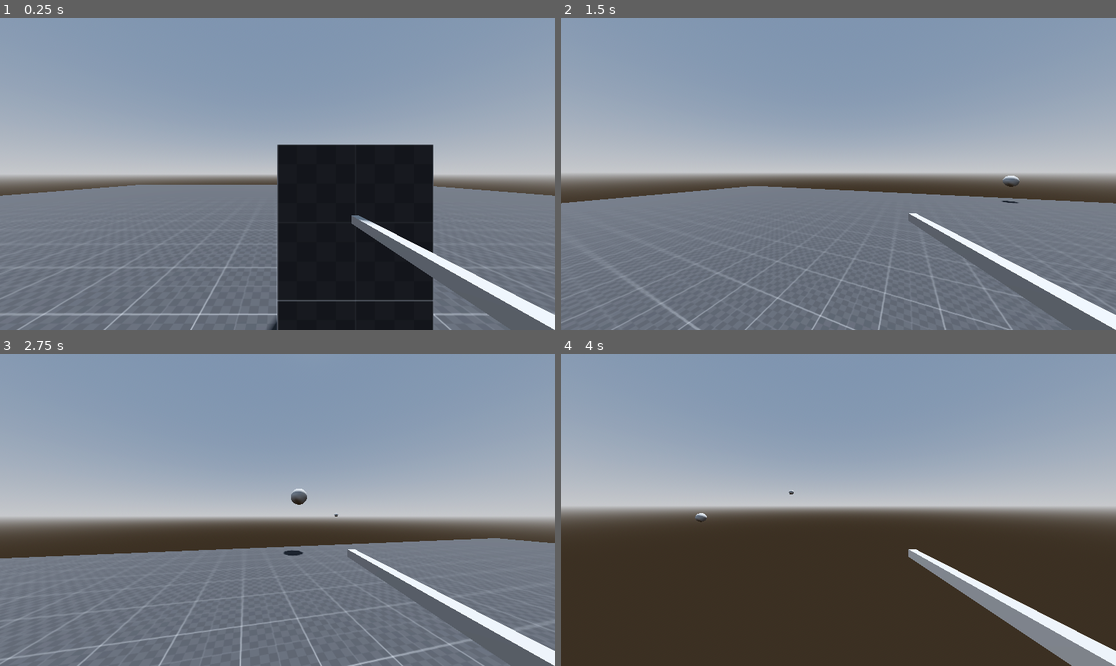
Above: before the commit, frames 1-4 (two rows, left to right).
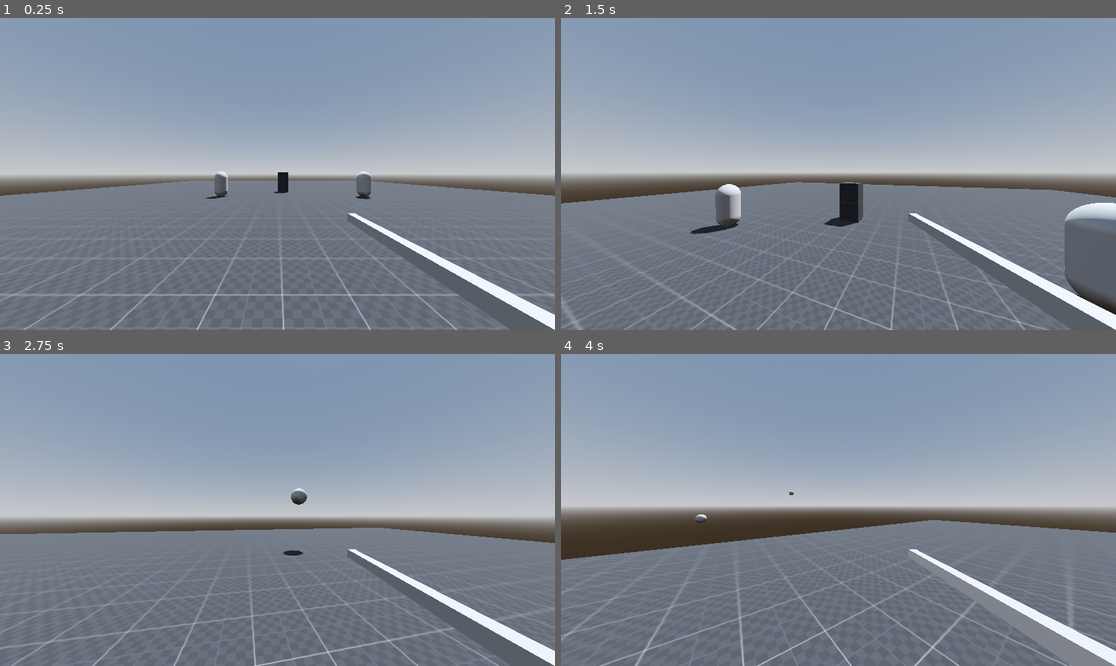
Above: after the commit, the same moments.

Repository: h-valot/Godot_BoomerShooter
Game: Godot game, scene res://Assets/Scenes/S_MovementTest.tscn
The game is run twice, just before and just after one commit, with the same random seed, the same clock (stepped at 60 frames per second) and the same inputs.
Inputs (mouse positions are in pixels of both pictures, inside the frame that each line leads up to):
- Up to frame 1 (0.25 s): no input
- Up to frame 2 (1.5 s): tap Enter at 0.5 s; move the mouse to (866, 174) at 0.52 s; hold W (Forward) from 0.53 s (still down); click (866, 174) at 0.6 s; tap Space (Jump) at 0.77, 1.07 s; tap Shift (Sprint) at 0.8, 1.35 s; move the mouse to (810, 174) at 1.27 s
- Up to frame 3 (2.75 s): keep holding W (Forward); tap Space (Jump) at 1.52, 1.55, 1.82, 2.1 s; move the mouse to (288, 503) at 2.02 s; click (288, 503) at 2.3 s
- Up to frame 4 (4 s): keep holding W (Forward); move the mouse to (832, 516) at 2.77 s; click (832, 516) at 2.85 s; tap Space (Jump) at 3.02, 3.32, 3.77, 3.8 s; tap Shift (Sprint) at 3.05, 3.6 s; move the mouse to (877, 513) at 3.52 s

The runs differ from the first frame. In frame 1, 18% of the frame differs, in the area x 0-100%, y 40-100%; in frame 2, 6.9%; in frame 3, 7.0%; in frame 4, 39%, in the area x 0-100%, y 43-100%.

Commit message:
Refactor entities prefabs

Diff:
--- a/Assets/Prefabs/PF_Opponent.tscn
+++ b/Assets/Prefabs/PF_Opponent.tscn
@@ -1,9 +1,8 @@
-[gd_scene load_steps=9 format=3 uid="uid://i6tjyky8orfu"]
+[gd_scene load_steps=8 format=3 uid="uid://i6tjyky8orfu"]
 
 [ext_resource type="PackedScene" uid="uid://nuh37785kb8n" path="res://Assets/Prefabs/Components/PF_Health.tscn" id="1_bdqby"]
 [ext_resource type="Resource" uid="uid://c40vi40gc5si2" path="res://Assets/Resources/Opponents/RE_BaseEnemy.tres" id="2_3yq35"]
 [ext_resource type="PackedScene" uid="uid://0cringntf7yj" path="res://Assets/Prefabs/Components/PF_HitBox.tscn" id="2_moaqw"]
-[ext_resource type="Script" path="res://Assets/Scripts/Opponents/GD_OpponentMotor.gd" id="2_obkvg"]
 [ext_resource type="Script" path="res://Assets/Scripts/Opponents/GD_Opponent.gd" id="2_oxxun"]
 
 [sub_resource type="CapsuleShape3D" id="CapsuleShape3D_i6e67"]
@@ -12,28 +11,24 @@
 
 [sub_resource type="CapsuleShape3D" id="CapsuleShape3D_iqglw"]
 
-[node name="PF_Opponent" type="Node3D" node_paths=PackedStringArray("health_component", "motor_component")]
+[node name="PF_Opponent" type="CharacterBody3D"]
 transform = Transform3D(1, 0, 0, 0, 1, 0, 0, 0, 1, 0, 1, 0)
 script = ExtResource("2_oxxun")
 opponent_config = ExtResource("2_3yq35")
-health_component = NodePath("PF_Health")
-motor_component = NodePath("Motor")
 
-[node name="Motor" type="CharacterBody3D" parent="."]
-script = ExtResource("2_obkvg")
+[node name="PF_HitBox" parent="." node_paths=PackedStringArray("health_component") instance=ExtResource("2_moaqw")]
+transform = Transform3D(1.1, 0, 0, 0, 1.1, 0, 0, 0, 1.1, 0, 0, 0)
+health_component = NodePath("../PF_Health")
 
-[node name="PF_HitBox" parent="Motor" node_paths=PackedStringArray("health_component") instance=ExtResource("2_moaqw")]
-transform = Transform3D(1.1, 0, 0, 0, 1.1, 0, 0, 0, 1.1, 0, 0, 0)
-health_component = NodePath("../../PF_Health")
-
-[node name="CollisionShape3D" type="CollisionShape3D" parent="Motor/PF_HitBox"]
+[node name="CollisionShape3D" type="CollisionShape3D" parent="PF_HitBox"]
 shape = SubResource("CapsuleShape3D_i6e67")
 
-[node name="MeshInstance3D" type="MeshInstance3D" parent="Motor"]
+[node name="MeshInstance3D" type="MeshInstance3D" parent="."]
 mesh = SubResource("CapsuleMesh_18p06")
-skeleton = NodePath("../..")
 
-[node name="CollisionShape3D" type="CollisionShape3D" parent="Motor"]
+[node name="CollisionShape3D" type="CollisionShape3D" parent="."]
 shape = SubResource("CapsuleShape3D_iqglw")
 
 [node name="PF_Health" parent="." instance=ExtResource("1_bdqby")]
+
+[node name="NavigationAgent3D" type="NavigationAgent3D" parent="."]
--- a/Assets/Prefabs/PF_Player.tscn
+++ b/Assets/Prefabs/PF_Player.tscn
@@ -1,56 +1,50 @@
-[gd_scene load_steps=11 format=3 uid="uid://bgpgbd57412ef"]
+[gd_scene load_steps=10 format=3 uid="uid://bgpgbd57412ef"]
 
-[ext_resource type="Script" path="res://Assets/Scripts/Player/GD_PlayerMotor.gd" id="1_otssp"]
 [ext_resource type="Script" path="res://Assets/Scripts/Player/GD_Player.gd" id="1_vwxq5"]
 [ext_resource type="Resource" uid="uid://pyndghcxqbg0" path="res://Assets/Resources/Player/RE_PlayerConfig.tres" id="2_6i1sl"]
 [ext_resource type="Resource" uid="uid://mh7u247v0q5j" path="res://Assets/Resources/Items/Weapons/RE_Rifle.tres" id="3_mf20g"]
 [ext_resource type="PackedScene" uid="uid://d23duj43qnji1" path="res://Assets/Prefabs/PF_Bullet.tscn" id="3_sdlfp"]
 [ext_resource type="PackedScene" uid="uid://nuh37785kb8n" path="res://Assets/Prefabs/Components/PF_Health.tscn" id="4_2am50"]
 [ext_resource type="PackedScene" uid="uid://0cringntf7yj" path="res://Assets/Prefabs/Components/PF_HitBox.tscn" id="5_gw5uf"]
-[ext_resource type="Script" path="res://Assets/Scripts/Player/GD_PlayerFire.gd" id="6_4cwoh"]
+[ext_resource type="Script" path="res://Assets/Scripts/Player/GD_Weapon.gd" id="7_ag12p"]
+
+[sub_resource type="CapsuleShape3D" id="CapsuleShape3D_kxpnw"]
 
 [sub_resource type="CapsuleShape3D" id="CapsuleShape3D_uafqk"]
 
-[sub_resource type="CapsuleShape3D" id="CapsuleShape3D_kxpnw"]
-
-[node name="PF_Player" type="Node3D" node_paths=PackedStringArray("player_motor", "player_fire")]
+[node name="PF_Player" type="CharacterBody3D"]
 script = ExtResource("1_vwxq5")
 player_config = ExtResource("2_6i1sl")
-player_motor = NodePath("Motor")
-player_fire = NodePath("Fire")
 bullet_prefab = ExtResource("3_sdlfp")
 weapon_config = ExtResource("3_mf20g")
 
-[node name="Motor" type="CharacterBody3D" parent="."]
+[node name="CharacterBodyCollision" type="CollisionShape3D" parent="."]
 transform = Transform3D(1, 0, 0, 0, 1, 0, 0, 0, 1, 0, 1, 0)
-script = ExtResource("1_otssp")
-
-[node name="PF_HitBox" parent="Motor" node_paths=PackedStringArray("health_component") instance=ExtResource("5_gw5uf")]
-transform = Transform3D(1.1, 0, 0, 0, 1.1, 0, 0, 0, 1.1, 0, 0, 0)
-health_component = NodePath("../../PF_Health")
-
-[node name="CollisionShape3D" type="CollisionShape3D" parent="Motor/PF_HitBox"]
-shape = SubResource("CapsuleShape3D_uafqk")
-
-[node name="CollisionShape3D" type="CollisionShape3D" parent="Motor"]
 shape = SubResource("CapsuleShape3D_kxpnw")
 
-[node name="Head" type="Node3D" parent="Motor"]
-transform = Transform3D(1, 0, 0, 0, 1, 0, 0, 0, 1, 0, 0.8, 0)
+[node name="Head" type="Node3D" parent="."]
+transform = Transform3D(1, 0, 0, 0, 1, 0, 0, 0, 1, 0, 1.8, 0)
 
-[node name="Camera3D" type="Camera3D" parent="Motor/Head"]
+[node name="Camera3D" type="Camera3D" parent="Head"]
 fov = 90.0
 
-[node name="CSGBox3D" type="CSGBox3D" parent="Motor/Head/Camera3D"]
+[node name="CSGBox3D" type="CSGBox3D" parent="Head/Camera3D"]
 transform = Transform3D(1, 0, 0, 0, 1.00001, 1.56462e-07, 0, -1.56462e-07, 1.00001, 0.5, -0.292099, -0.556911)
 size = Vector3(0.05, 0.05, 1)
 
-[node name="Muzzle" type="Node3D" parent="Motor/Head/Camera3D/CSGBox3D"]
-transform = Transform3D(1, 0, 0, 0, 0.99999, -1.56459e-07, 0, 1.56459e-07, 0.99999, 0, -0.00790095, -0.49863)
+[node name="Muzzle" type="Node3D" parent="Head/Camera3D/CSGBox3D"]
+transform = Transform3D(1, 0, 0, 0, 0.99999, -1.56459e-07, 0, 1.56459e-07, 0.99999, 0, 0, -0.5)
+
+[node name="PF_HitBox" parent="." node_paths=PackedStringArray("health_component") instance=ExtResource("5_gw5uf")]
+transform = Transform3D(1.1, 0, 0, 0, 1.1, 0, 0, 0, 1.1, 0, 1, 0)
+health_component = NodePath("../PF_Health")
+
+[node name="CollisionShape3D" type="CollisionShape3D" parent="PF_HitBox"]
+shape = SubResource("CapsuleShape3D_uafqk")
 
 [node name="PF_Health" parent="." instance=ExtResource("4_2am50")]
 
-[node name="Inventory" type="Node" parent="."]
+[node name="Inventory" type="Node3D" parent="."]
 
-[node name="Fire" type="Node" parent="."]
-script = ExtResource("6_4cwoh")
+[node name="Weapon" type="Node3D" parent="."]
+script = ExtResource("7_ag12p")
--- /dev/null
+++ b/Assets/Resources/NM_MovementTest.tres
@@ -0,0 +1,3 @@
+[gd_resource type="NavigationMesh" format=3 uid="uid://cfix7url5y7n2"]
+
+[resource]
--- a/Assets/Scenes/S_MovementTest.tscn
+++ b/Assets/Scenes/S_MovementTest.tscn
@@ -1,8 +1,9 @@
-[gd_scene load_steps=7 format=3 uid="uid://d0tg7jm3r2gnt"]
+[gd_scene load_steps=8 format=3 uid="uid://d0tg7jm3r2gnt"]
 
 [ext_resource type="PackedScene" uid="uid://bgpgbd57412ef" path="res://Assets/Prefabs/PF_Player.tscn" id="1_iemg8"]
 [ext_resource type="PackedScene" uid="uid://bpft763acmlc2" path="res://Assets/Prefabs/PF_Cube_1x1.tscn" id="2_lu8k6"]
 [ext_resource type="PackedScene" uid="uid://i6tjyky8orfu" path="res://Assets/Prefabs/PF_Opponent.tscn" id="2_upqix"]
+[ext_resource type="NavigationMesh" uid="uid://cfix7url5y7n2" path="res://Assets/Resources/NM_MovementTest.tres" id="4_qsb15"]
 
 [sub_resource type="ProceduralSkyMaterial" id="ProceduralSkyMaterial_u8ulj"]
 sky_horizon_color = Color(0.64625, 0.65575, 0.67075, 1)
@@ -19,32 +20,36 @@
 
 [node name="SMovementTest" type="Node3D"]
 
-[node name="LevelDesign" type="Node3D" parent="."]
+[node name="Entities" type="Node3D" parent="."]
 
-[node name="PF_Player" parent="LevelDesign" instance=ExtResource("1_iemg8")]
+[node name="PF_Player" parent="Entities" instance=ExtResource("1_iemg8")]
+transform = Transform3D(1, 0, 0, 0, 1, 0, 0, 0, 1, -0.0709593, 0, 14.3208)
 
-[node name="PF_Opponent" parent="LevelDesign" node_paths=PackedStringArray("target") instance=ExtResource("2_upqix")]
-transform = Transform3D(1, 0, 0, 0, 1, 0, 0, 0, 1, 4.27393, 1, -0.864389)
+[node name="PF_Opponent" parent="Entities" node_paths=PackedStringArray("target") instance=ExtResource("2_upqix")]
+transform = Transform3D(1, 0, 0, 0, 1, 0, 0, 0, 1, 6.72378, 1, 2.02464)
 target = NodePath("../PF_Player")
 
-[node name="PF_Opponent2" parent="LevelDesign" node_paths=PackedStringArray("target") instance=ExtResource("2_upqix")]
+[node name="PF_Opponent2" parent="Entities" node_paths=PackedStringArray("target") instance=ExtResource("2_upqix")]
 transform = Transform3D(1, 0, 0, 0, 1, 0, 0, 0, 1, -4.55909, 1, 1.8717)
 target = NodePath("../PF_Player")
 
-[node name="PF_Cube_1x1" parent="LevelDesign" instance=ExtResource("2_lu8k6")]
+[node name="NavigationRegion3D" type="NavigationRegion3D" parent="."]
+navigation_mesh = ExtResource("4_qsb15")
+
+[node name="PF_Cube_1x1" parent="NavigationRegion3D" instance=ExtResource("2_lu8k6")]
 transform = Transform3D(45.9084, 0, 0, 0, 1.02477, 0, 0, 0, 53.0596, 0, -0.5, 0)
 
-[node name="PF_Cube_1x2" parent="LevelDesign" instance=ExtResource("2_lu8k6")]
+[node name="PF_Cube_1x2" parent="NavigationRegion3D" instance=ExtResource("2_lu8k6")]
 transform = Transform3D(1, 0, 0, 0, 1, 0, 0, 0, 1, 0.5, 0.5, -1.5)
 
-[node name="PF_Cube_1x3" parent="LevelDesign" instance=ExtResource("2_lu8k6")]
+[node name="PF_Cube_1x3" parent="NavigationRegion3D" instance=ExtResource("2_lu8k6")]
 transform = Transform3D(1, 0, 0, 0, 1, 0, 0, 0, 1, 0.5, 1.5, -1.5)
 
 [node name="Environment" type="Node3D" parent="."]
 
-[node name="WorldEnvironment" type="WorldEnvironment" parent="Environment"]
-environment = SubResource("Environment_6yoed")
-
 [node name="DirectionalLight3D" type="DirectionalLight3D" parent="Environment"]
 transform = Transform3D(-0.866025, -0.433013, 0.25, 0, 0.5, 0.866025, -0.5, 0.75, -0.433013, 0, 0, 0)
 shadow_enabled = true
+
+[node name="WorldEnvironment" type="WorldEnvironment" parent="Environment"]
+environment = SubResource("Environment_6yoed")
--- a/Assets/Scripts/Opponents/GD_Opponent.gd
+++ b/Assets/Scripts/Opponents/GD_Opponent.gd
@@ -1,20 +1,43 @@
-extends Node
+extends CharacterBody3D
 class_name Opponent
 
 @export_category("References")
 @export var opponent_config : OpponentConfig
-@export var health_component : HealthComponent
-@export var motor_component : OpponentMotor
 @export var target : Player
+
+var _direction = Vector3.ZERO
+var _gravity = ProjectSettings.get_setting("physics/3d/default_gravity")
+
+@onready var _health_component : HealthComponent = $PF_Health
+@onready var _navigation_agent_3d = $NavigationAgent3D
 
 signal on_opponent_dies
 
 func _ready():
-	health_component.initialize(opponent_config.base_health, opponent_config.health_regeneration, opponent_config.base_armor)
-	health_component.connect("on_health_reached_zero", _die)
-	motor_component.initialize(opponent_config)
-	motor_component.set_new_target(target)
+	_health_component.initialize(opponent_config.base_health, opponent_config.health_regeneration, opponent_config.base_armor)
+	_health_component.connect("on_health_reached_zero", _die)
 
 func _die():
 	emit_signal("on_opponent_dies")
 	self.queue_free()
+
+func _physics_process(delta):
+	_update_target_position()
+	_apply_gravity(delta)
+	_move(delta)
+	move_and_slide()
+
+func _update_target_position():
+	_navigation_agent_3d.target_position = target.global_transform.origin
+
+func _apply_gravity(delta):
+	if not is_on_floor():
+		velocity.y -= _gravity * delta
+
+func _move(delta):
+	_direction = (_navigation_agent_3d.get_next_path_position() - global_transform.origin).normalized() * opponent_config.move_speed
+	velocity = velocity.move_toward(_direction, 0.25)
+
+func _jump():
+	if is_on_floor():
+		velocity.y = opponent_config.jump_force
--- a/Assets/Scripts/Opponents/GD_OpponentMotor.gd
+++ /dev/null
@@ -1,47 +0,0 @@
-extends CharacterBody3D
-class_name OpponentMotor
-
-var _target : Player
-var _direction = Vector3.ZERO
-var _gravity = ProjectSettings.get_setting("physics/3d/default_gravity")
-var _opponent_config : OpponentConfig
-var _initialized : bool = false
-
-func initialize(opponent_config : OpponentConfig):
-	_opponent_config = opponent_config
-	_initialized = true
-
-func set_new_target(target : Player):
-	_target = target
-
-func _physics_process(delta):
-	if (!_initialized):
-		return
-
-	_apply_gravity(delta)
-	_move(delta)
-	move_and_slide()
-
-func _move(delta):
-	if (_target == null):
-		return
-
-	var _new_direction = (_target.player_motor.position - position).normalized()
-	_direction = lerp(_direction, _new_direction, delta * _opponent_config.acceleration)
-
-	# Move rigibody
-	if _direction:
-		velocity.x = _direction.x * _opponent_config.move_speed
-		velocity.z = _direction.z * _opponent_config.move_speed
-	else:
-		velocity.x = move_toward(velocity.x, 0, _opponent_config.move_speed)
-		velocity.z = move_toward(velocity.z, 0, _opponent_config.move_speed)
-
-func _jump():
-	if is_on_floor():
-		velocity.y = _opponent_config.jump_force
-
-func _apply_gravity(delta):
-	# Add the gravity
-	if not is_on_floor():
-		velocity.y -= _gravity * delta
--- a/Assets/Scripts/Player/GD_Player.gd
+++ b/Assets/Scripts/Player/GD_Player.gd
@@ -1,14 +1,72 @@
-extends Node
+extends CharacterBody3D
 class_name Player
 
 @export_category("References")
 @export var player_config : PlayerConfig
-@export var player_motor : PlayerMotor
-@export var player_fire : PlayerFire
-@export_group("Firing")
 @export var bullet_prefab : PackedScene
 @export var weapon_config : WeaponConfig
 
+var _current_movement_speed : float
+var _direction = Vector3.ZERO
+var _gravity = ProjectSettings.get_setting("physics/3d/default_gravity")
+
+@onready var _weapon = $Weapon
+@onready var _head = $Head
+
 func _ready():
-	player_motor.initialize(player_config)
-	player_fire.initialize(bullet_prefab, weapon_config)
+	_weapon.initialize(bullet_prefab, weapon_config)
+	Input.set_mouse_mode(Input.MOUSE_MODE_CAPTURED)
+
+#region MOTOR
+func _input(event):
+	_look(event)
+
+func _physics_process(delta):
+	_apply_gravity(delta)
+	_jump()
+	_sprint()
+	_move(delta)
+	move_and_slide()
+
+func _move(delta):
+	# Get the input direction and handle the movement/deceleration
+	var _new_input = Input.get_vector("Left", "Right", "Forward", "Backward")
+	var _new_direction = (transform.basis * Vector3(_new_input.x, 0, _new_input.y)).normalized()
+
+	# Handle air-control
+	if not is_on_floor():
+		_direction = lerp(_direction, _new_direction, player_config.air_control_scalar)
+	else:
+		_direction = lerp(_direction, _new_direction, delta * player_config.move_speed_acceleration)
+
+	# Move rigibody
+	if _direction:
+		velocity.x = _direction.x * _current_movement_speed
+		velocity.z = _direction.z * _current_movement_speed
+	else:
+		velocity.x = move_toward(velocity.x, 0, _current_movement_speed)
+		velocity.z = move_toward(velocity.z, 0, _current_movement_speed)
+
+func _sprint():
+	# Handle sprint
+	if Input.is_action_just_pressed("Sprint") and is_on_floor():
+		_current_movement_speed = player_config.sprint_move_speed
+	else:
+		_current_movement_speed = player_config.base_move_speed
+
+func _jump():
+	# Handle jump
+	if Input.is_action_just_pressed("Jump") and is_on_floor():
+		velocity.y = player_config.jump_force
+
+func _apply_gravity(delta):
+	# Add the gravity
+	if not is_on_floor():
+		velocity.y -= _gravity * delta
+
+func _look(event):
+	if event is InputEventMouseMotion:
+		rotate_y(deg_to_rad(-event.relative.x * player_config.horizontal_mouse_sensitivity))
+		_head.rotate_x(deg_to_rad(-event.relative.y * player_config.vertical_mouse_sensitivity))
+		_head.rotation.x = clamp(_head.rotation.x, deg_to_rad(-player_config.max_vertical_aim), deg_to_rad(player_config.max_vertical_aim))
+#endregion
--- a/Assets/Scripts/Player/GD_PlayerMotor.gd
+++ /dev/null
@@ -1,71 +0,0 @@
-extends CharacterBody3D
-class_name PlayerMotor
-
-var _player_config : PlayerConfig
-var _current_movement_speed : float
-var _direction = Vector3.ZERO
-var _gravity = ProjectSettings.get_setting("physics/3d/default_gravity")
-var _initialized : bool = false
-
-@onready var _head = $Head
-
-func initialize(player_config : PlayerConfig):
-	_player_config = player_config
-	_current_movement_speed = _player_config.base_move_speed
-	Input.set_mouse_mode(Input.MOUSE_MODE_CAPTURED)
-	_initialized = true;
-
-func _input(event):
-	_look(event)
-
-func _physics_process(delta):
-	if (!_initialized):
-		return
-
-	_apply_gravity(delta)
-	_jump()
-	_sprint()
-	_move(delta)
-	move_and_slide()
-
-func _move(delta):
-	# Get the input direction and handle the movement/deceleration
-	var _new_input = Input.get_vector("Left", "Right", "Forward", "Backward")
-	var _new_direction = (transform.basis * Vector3(_new_input.x, 0, _new_input.y)).normalized()
-
-	# Handle air-control
-	if not is_on_floor():
-		_direction = lerp(_direction, _new_direction, _player_config.air_control_scalar)
-	else:
-		_direction = lerp(_direction, _new_direction, delta * _player_config.move_speed_acceleration)
-
-	# Move rigibody
-	if _direction:
-		velocity.x = _direction.x * _current_movement_speed
-		velocity.z = _direction.z * _current_movement_speed
-	else:
-		velocity.x = move_toward(velocity.x, 0, _current_movement_speed)
-		velocity.z = move_toward(velocity.z, 0, _current_movement_speed)
-
-func _sprint():
-	# Handle sprint
-	if Input.is_action_just_pressed("Sprint") and is_on_floor():
-		_current_movement_speed = _player_config.sprint_move_speed
-	else:
-		_current_movement_speed = _player_config.base_move_speed
-
-func _jump():
-	# Handle jump
-	if Input.is_action_just_pressed("Jump") and is_on_floor():
-		velocity.y = _player_config.jump_force
-
-func _apply_gravity(delta):
-	# Add the gravity
-	if not is_on_floor():
-		velocity.y -= _gravity * delta
-
-func _look(event):
-	if event is InputEventMouseMotion:
-		rotate_y(deg_to_rad(-event.relative.x * _player_config.horizontal_mouse_sensitivity))
-		_head.rotate_x(deg_to_rad(-event.relative.y * _player_config.vertical_mouse_sensitivity))
-		_head.rotation.x = clamp(_head.rotation.x, deg_to_rad(-_player_config.max_vertical_aim), deg_to_rad(_player_config.max_vertical_aim))
--- a/Assets/Scripts/Player/GD_PlayerFire.gd
+++ b/Assets/Scripts/Player/GD_Weapon.gd
@@ -1,17 +1,19 @@
 extends Node
-class_name PlayerFire
+class_name Weapon
 
+var _firing : bool = false
 var _fire_rate_delay : float = 0.0
-var _firing : bool = false
+
+var _can_fire : bool = true
 var _can_fire_delay : float = 0.0
-var _can_fire : bool = true
+
 var _space_query
 var _weapon_config : WeaponConfig
 var _bullet_prefab : PackedScene
 var _initialized : bool = false
 
-@onready var _muzzle = $"../Motor/Head/Camera3D/CSGBox3D/Muzzle"
-@onready var _camera_3d = $"../Motor/Head/Camera3D"
+@onready var _muzzle = $"../Head/Camera3D/CSGBox3D/Muzzle"
+@onready var _camera_3d = $"../Head/Camera3D"
 
 func initialize(bullet_prefab : PackedScene, weapon_config : WeaponConfig):
 	_bullet_prefab = bullet_prefab
@@ -72,7 +74,11 @@
 
 func _fire_bullet():
 	var new_bullet = _bullet_prefab.instantiate()
-	owner.add_child(new_bullet)
+
+	# Parent the bullet outside the player
+	# Otherwise, bullets moves with the player
+	owner.get_parent().add_child(new_bullet)
+
 	new_bullet.transform = _muzzle.global_transform
 	new_bullet = new_bullet as Bullet
 	new_bullet.initialize(_weapon_config)
--- a/Assets/Scripts/Weapon/GD_Bullet.gd
+++ b/Assets/Scripts/Weapon/GD_Bullet.gd
@@ -37,5 +37,6 @@
 
 func _on_area_entered(area):
 	if (area as HitBoxComponent):
-		area.health_component.update_current_health(-_weapon_config.bullet_damage)
+		if (area.health_component):
+			area.health_component.update_current_health(-_weapon_config.bullet_damage)
 	self.queue_free()
--- a/Assets/Scripts/Weapon/GD_Weapon.gd
+++ /dev/null
@@ -1 +0,0 @@
-class_name Weapon
